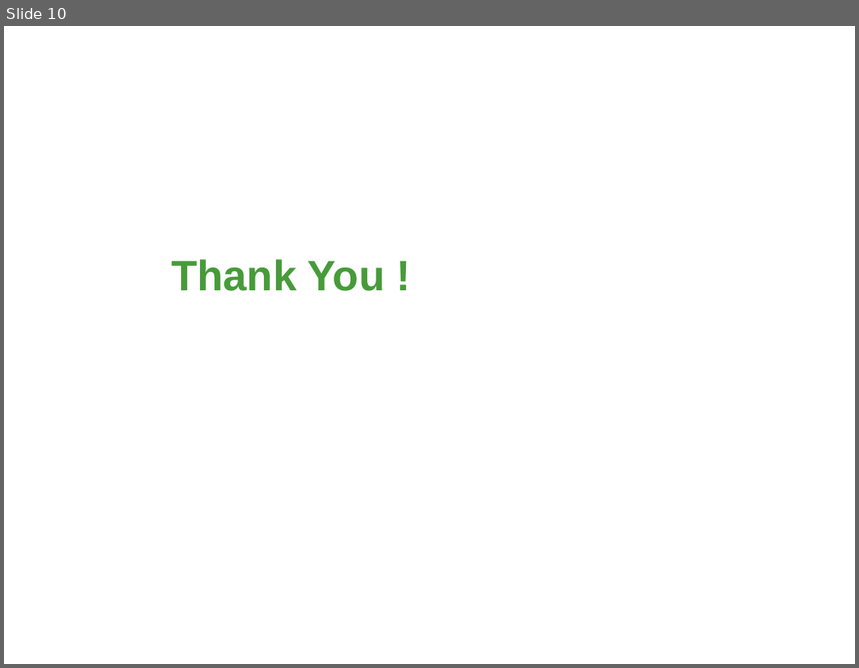
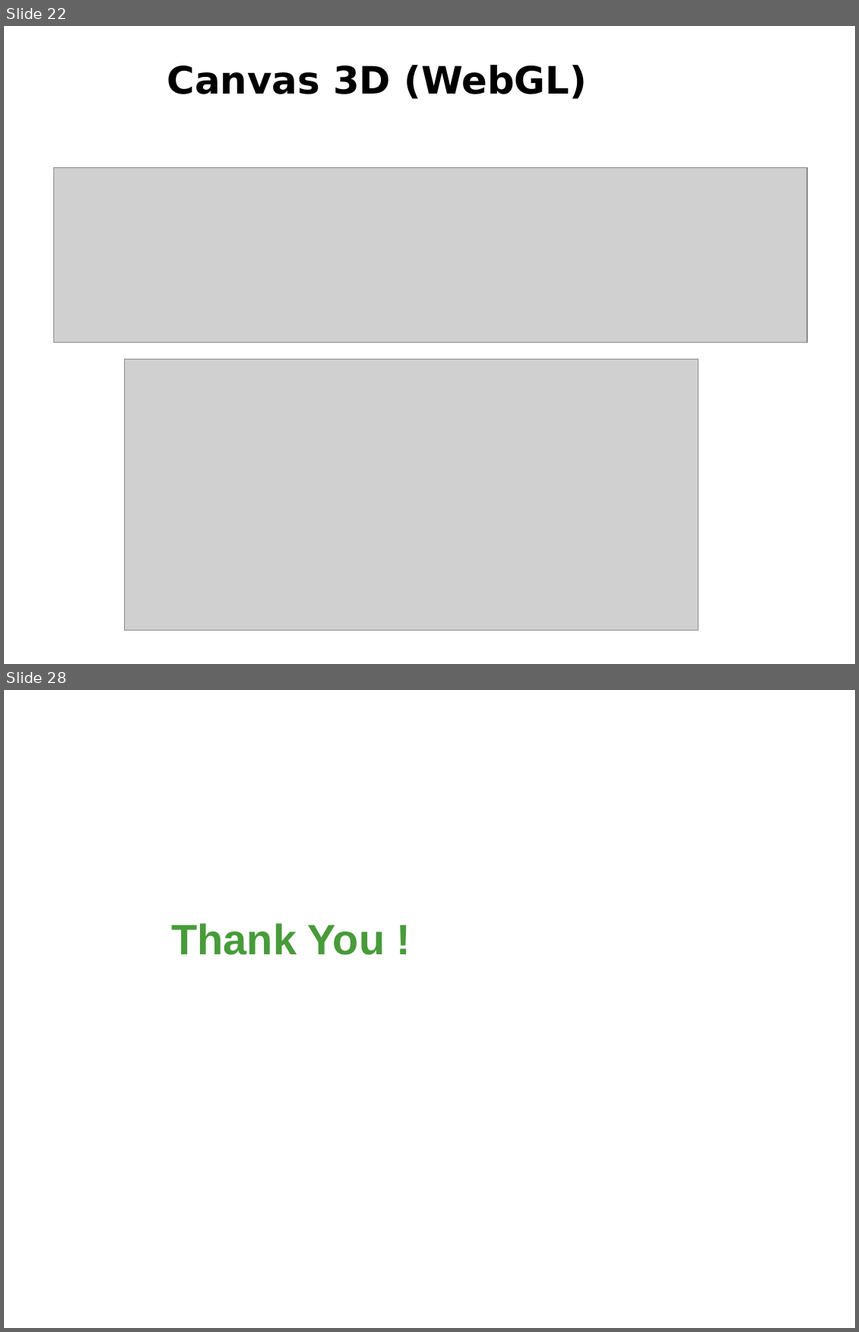
Before and after one commit to Alex7Huynh/lthd061727, a slide deck: Serminar Html5/1. Slide/HTML5.pptx. Shown one above the other, each under a label of ours: slide 10 before the commit, slides 22 and 28 after it; the slides between them are not shown. The pictures are 859x668 and 859x1332 pixels, drawn with LibreOffice and Linux fonts; fonts in the diff are those of the drawing; grey boxes stand for pictures; background and template pictures are left out. Boxes give left, top, right and bottom in pixels: in the first picture for what was removed or moved away, otherwise in the second. Text is boxed around its words. In the diff, an @@ line names an element or a change of style, - is before the commit and + after.

```diff
--- a/Serminar Html5/1. Slide/HTML5.pptx
+++ b/Serminar Html5/1. Slide/HTML5.pptx
@@ slide 22 added at (4,26,855,664), background picture (left out) @@
@@ title added at (167,65,588,99), 32 pt, text #000000, bold @@
+Canvas 3D (WebGL)
@@ picture added at (53,168,807,343) @@
@@ picture added at (125,360,699,631) @@
@@ what was slide 10 is now slide 28 @@
```
Also in this commit, not shown: 4 slides changed, 18 other slides added, 1 slide removed, 8 other files.
